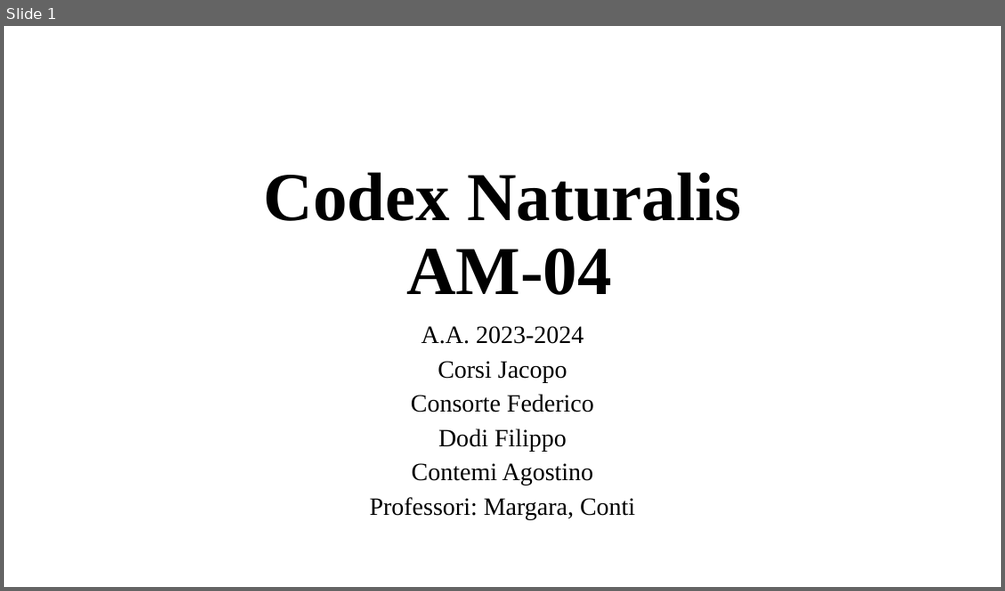
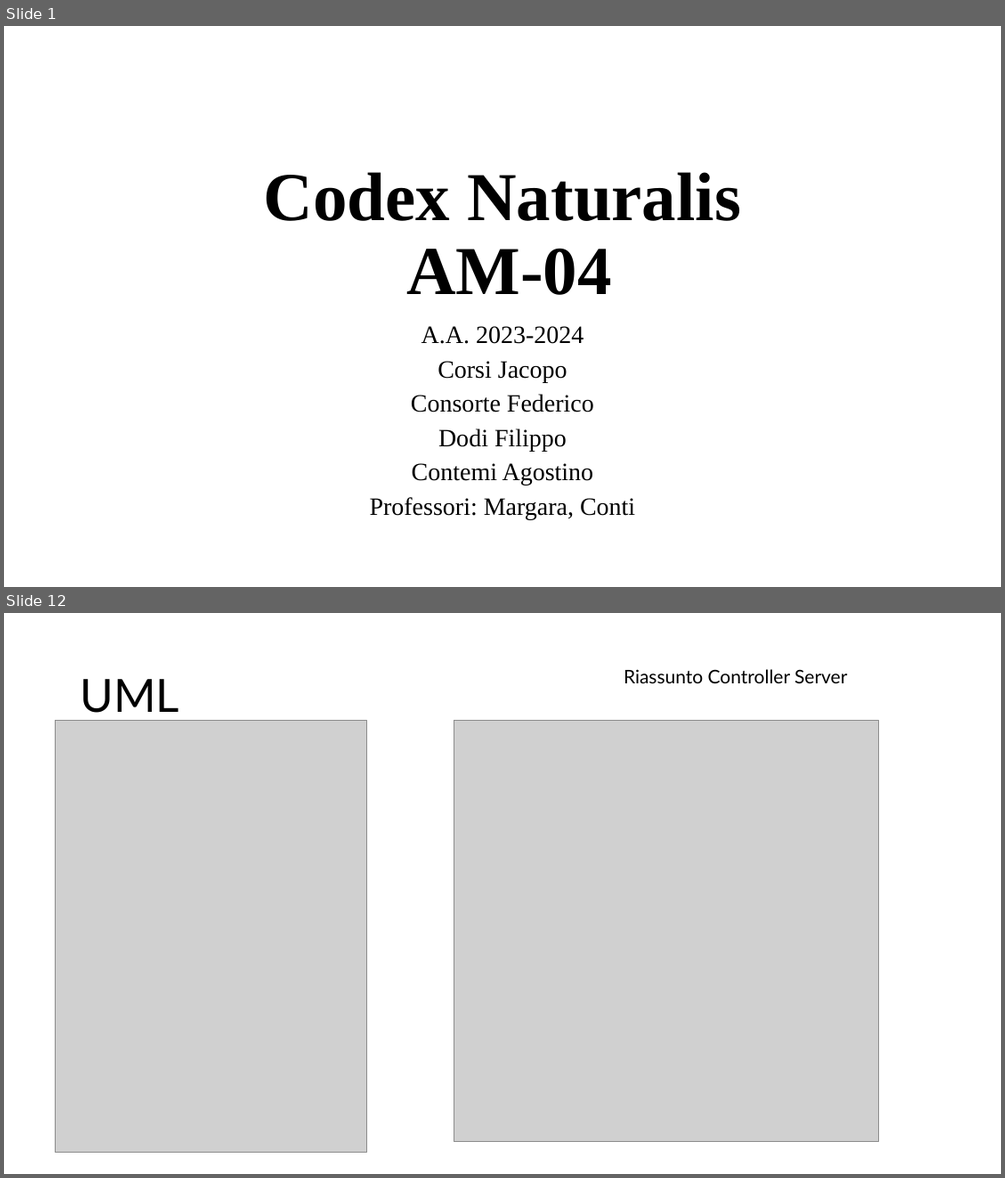
Before and after one commit to Ago19pc/IS24-AM04, a slide deck: deliveries/Codex Naturalis.pptx. Shown one above the other, each under a label of ours: slide 1 before the commit, slides 1 and 12 after it; the slides between them are not shown. The pictures are 1005x591 and 1005x1178 pixels, drawn with LibreOffice and Linux fonts; fonts in the diff are those of the drawing; grey boxes stand for pictures; background and template pictures are left out. Boxes give left, top, right and bottom in pixels: in the first picture for what was removed or moved away, otherwise in the second. Text is boxed around its words. In the diff, an @@ line names an element or a change of style, - is before the commit and + after.

```diff
--- a/deliveries/Codex Naturalis.pptx
+++ b/deliveries/Codex Naturalis.pptx
@@ slide 12 added at (4, 613, 1001, 1174), background #FFFFFF @@
@@ title added at (80, 679, 179, 713), 44 pt, text #000000 @@
+UML
@@ text added at (623, 669, 847, 683), 18 pt, text #000000 @@
+Riassunto Controller Server
@@ picture added at (56, 720, 367, 1152) @@
@@ picture added at (454, 720, 878, 1142) @@
```
Also in this commit, not shown: 8 slides changed, 4 other slides added, 4 slides removed.
